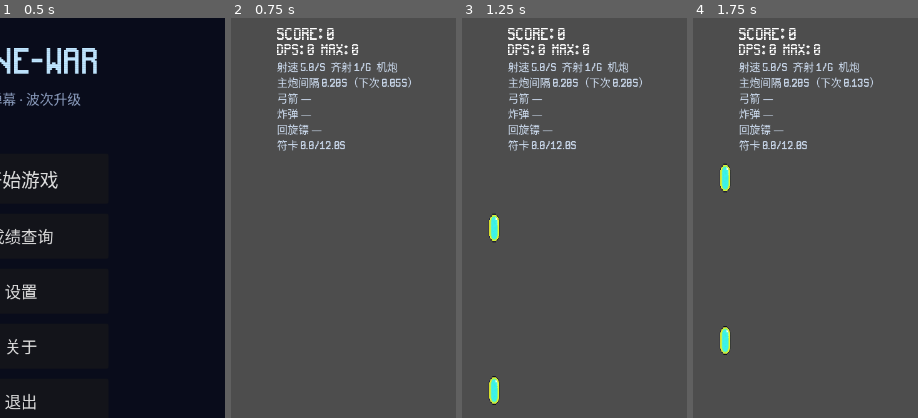
Above: before the commit, frames 1-4 (left to right).
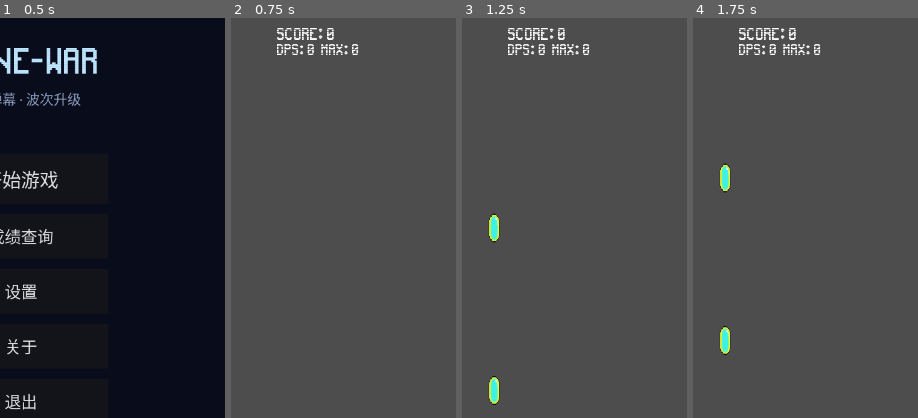
Above: after the commit, the same moments.

Repository: qingzhixing/plane-war
Game: Godot game, scene res://scenes/MainMenu.tscn
The game is run twice, just before and just after one commit, with the same random seed, the same clock (stepped at 60 frames per second) and the same inputs. Sound files missing from this copy of the repository are replaced by a short silence.
Inputs:
- Up to frame 1 (0.5 s): no input
- Up to frame 2 (0.75 s): click "开始游戏" at 0.5 s
- Up to frame 3 (1.25 s): no input
- Up to frame 4 (1.75 s): click "暂停" at 1.25 s
The pictures show only the part of the screen within x 45-95%, y 0-50%; the shares and areas given below are measured in that part.

Frame 1 is identical in both runs. In frame 2, 2.2% of the frame differs, in the area x 20-80%, y 11-34%; in frame 3, 2.2%; in frame 4, 2.2%.

Commit message:
♻️ REFACTOR: StatsLabel 用 % 引用 参与 VBox 排列
Made-with: Cursor

Diff:
--- a/scenes/Main.tscn
+++ b/scenes/Main.tscn
@@ -125,11 +125,11 @@
 [node name="StatsLabel" type="RichTextLabel" parent="HUD/Root/TopRightVBox" unique_id=2100010001]
 unique_name_in_owner = true
 layout_mode = 2
+size_flags_vertical = 0
 theme_override_font_sizes/normal_font_size = 17
 theme_override_colors/default_color = Color(0.82, 0.88, 0.96, 0.98)
 bbcode_enabled = true
 scroll_active = false
-fit_content = true
 autowrap_mode = 3
 text = ""
 
--- a/scripts/hud.gd
+++ b/scripts/hud.gd
@@ -27,7 +27,7 @@
 @onready var _score_label: Label = %ScoreLabel
 @onready var _combo_label: Label = %ComboLabel
 @onready var _dps_label: Label = %DpsLabel
-var _stats_label: RichTextLabel = null
+@onready var _stats_label: RichTextLabel = %StatsLabel
 var _spell_button: Button = null
 
 
@@ -49,7 +49,6 @@
 	_ensure_combo_screen_vfx_nodes()
 	if _dps_label != null:
 		_dps_label.mouse_filter = Control.MOUSE_FILTER_IGNORE
-	_ensure_stats_label()
 	if _stats_label != null:
 		_stats_label.mouse_filter = Control.MOUSE_FILTER_IGNORE
 
@@ -355,30 +354,6 @@
 	var audio := get_tree().get_first_node_in_group("audio_manager")
 	if audio != null and audio.has_method("play_player_hurt"):
 		audio.play_player_hurt()
-
-
-func _ensure_stats_label() -> void:
-	if _stats_label != null and is_instance_valid(_stats_label):
-		return
-	var vbox := get_node_or_null("Root/TopRightVBox") as VBoxContainer
-	if vbox == null:
-		return
-	var existing_any := vbox.get_node_or_null("StatsLabel")
-	if existing_any is RichTextLabel:
-		_stats_label = existing_any as RichTextLabel
-		return
-	if existing_any != null:
-		existing_any.queue_free()
-	var rtl := RichTextLabel.new()
-	rtl.name = "StatsLabel"
-	rtl.bbcode_enabled = true
-	rtl.scroll_active = false
-	rtl.fit_content = true
-	rtl.autowrap_mode = TextServer.AUTOWRAP_WORD_SMART
-	rtl.theme_override_font_sizes["normal_font_size"] = 17
-	rtl.add_theme_color_override("default_color", Color(0.82, 0.88, 0.96, 0.98))
-	vbox.add_child(rtl)
-	_stats_label = rtl
 
 
 func _update_stats_label() -> void:
